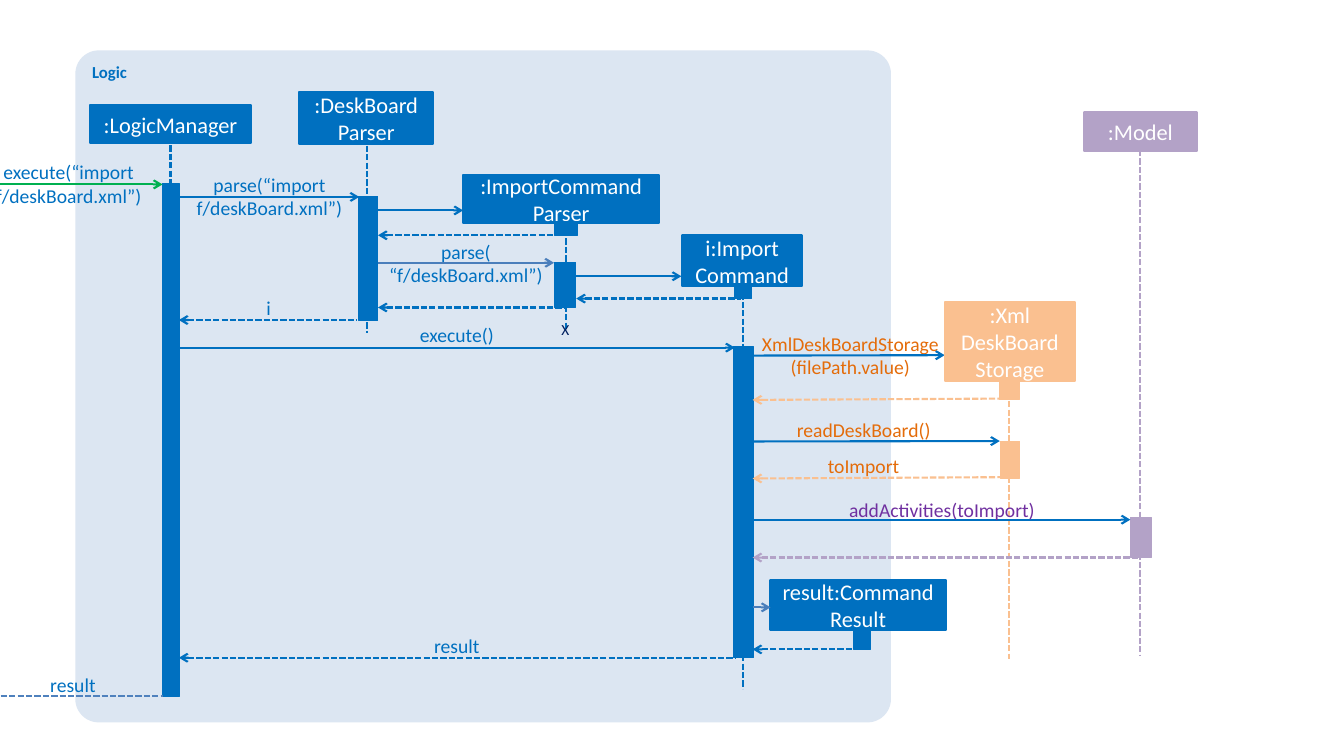
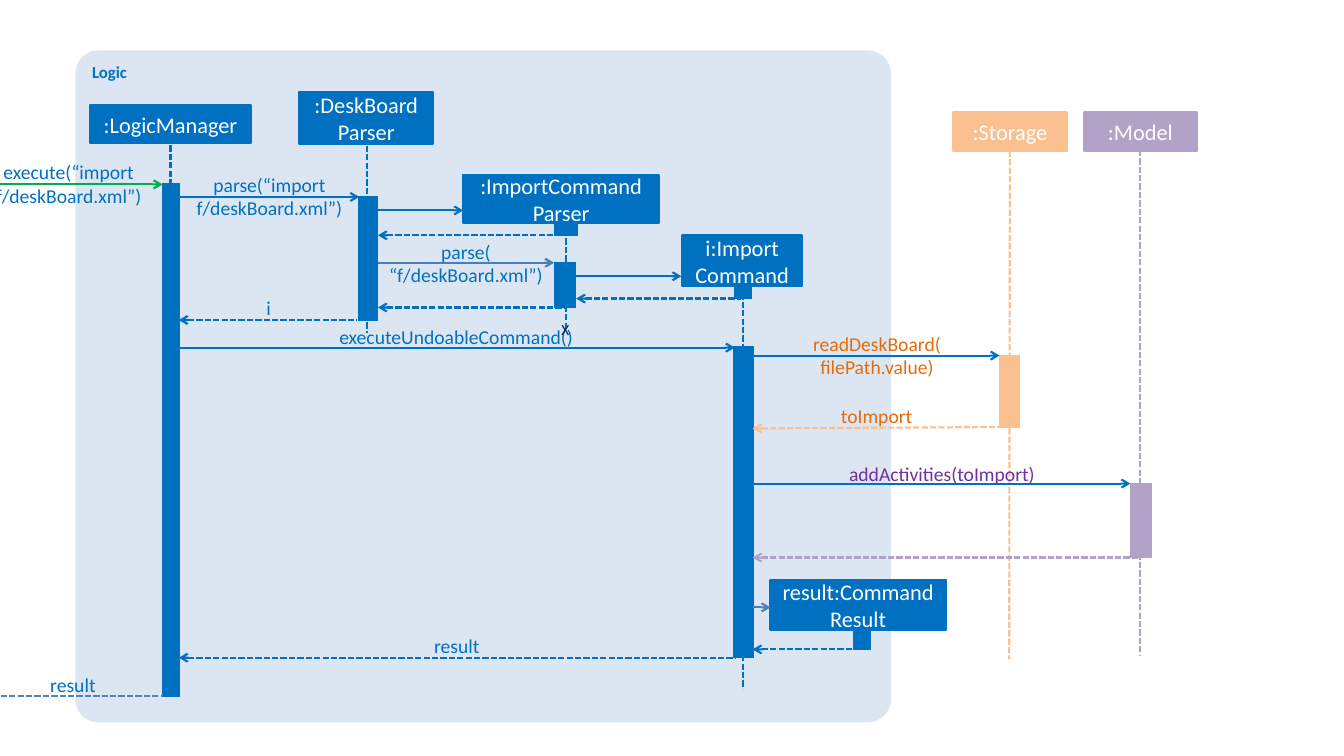
Before and after one commit to nus-cs2103-AY1718S2/addressbook-level4, a slide deck: slide 1 of docs/diagrams/ImportSequenceDiagram.pptx. Drawn at 1344x756 pixels with LibreOffice and Linux fonts; fonts in the diff are those of the drawing. Boxes give left, top, right and bottom in pixels: in the first picture for what was removed or moved away, otherwise in the second. Text is boxed around its words. In the diff, an @@ line names an element or a change of style, - is before the commit and + after.

Commit message:
Add implementation for storage management in DG

```diff
--- a/docs/diagrams/ImportSequenceDiagram.pptx
+++ b/docs/diagrams/ImportSequenceDiagram.pptx
@@ rectangle added at [954,113,1068,151], fill #FAC090, outline #FAC090 1.5 pt, 16 pt, text #FFFFFF @@
+:Storage
@@ line moved from (1009, 401) - (1009, 659) to (1010, 151) - (1009, 659) @@
@@ text at [339,327,573,349]: text changed @@
-execute()
+executeUndoableCommand()
@@ rectangle removed at [945,302,1075,381] @@
-:Xml
-DeskBoard
-Storage
@@ arrow moved from (752, 356) - (945, 355) to (752, 356) - (1000, 356) @@
@@ text at [813,337,941,377]: text changed @@
-XmlDeskBoardStorage
-(filePath.value)
+readDeskBoard(
+filePath.value)
@@ rectangle: place and size @@
-rectangle at [1000,381,1019,400]
+rectangle at [1000,355,1019,427]
@@ arrow removed from (1001, 398) to (753, 400) @@
@@ text "toImport": place and size @@
-text "toImport" at [828,460,899,479]
+text "toImport" at [841,410,912,429]
@@ arrow removed from (737, 442) to (1000, 442) @@
@@ arrow moved from (753, 479) - (1001, 477) to (753, 429) - (1001, 427) @@
@@ text removed at [797,423,931,443] @@
-readDeskBoard()
@@ rectangle removed at [1000,442,1019,479] @@
@@ text "addActivities(toImport)": place and size @@
-text "addActivities(toImport)" at [849,502,1035,523]
+text "addActivities(toImport)" at [849,465,1035,485]
@@ arrow moved from (753, 520) - (1130, 520) to (753, 484) - (1130, 484) @@
@@ rectangle: place and size @@
-rectangle at [1130,517,1151,558]
+rectangle at [1130,484,1151,558]
```
Also in this commit, not shown: 35 other files.
